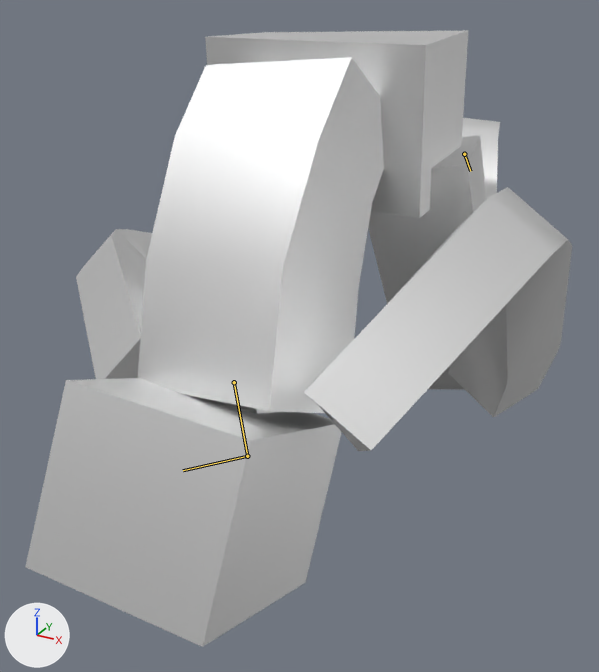
One commit to the FBX model Assets/Prefabs/Character/Character.fbx: the scene before it, then after it.
Camera for both pictures: a camera (50 mm lens) standing at (3.98, -7.94, 8.51) and looking at (0.1, -0.9, 4.99). The axes (+X, +Y, +Z) are drawn at lower left. The lights are the same throughout. Both versions are drawn at frame 7 of the action 'Armature|Flip'; the numbers are the values there. The bones that change are drawn over the model as lines.
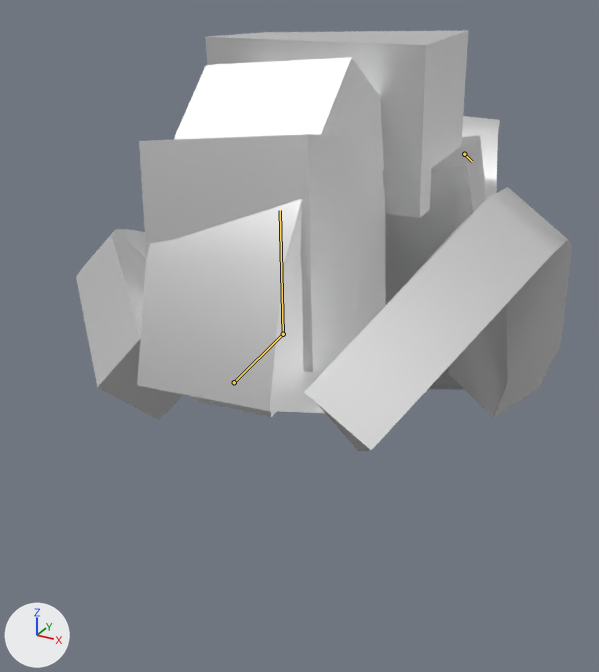
Location of each change, (x1, y1, x2, y2) in pixels of the pictures (599 x 672 px):
```json
{"object": "Mesh", "change": "posed", "before": [26, 30, 572, 647], "after": [76, 30, 572, 451], "on screen": "9% narrower, 32% shorter"}
{"bone": "Neck", "before": "(234, 382) to (247, 456)", "after": "(234, 382) to (283, 334)"}
{"bone": "Head", "before": "(247, 456) to (183, 470)", "after": "(283, 334) to (280, 210)"}
{"bone": "LeftFoot", "before": "(464, 154) to (470, 171)", "after": "(464, 154) to (472, 161)"}
```

Edits to the scene script, one JSON object a line:
```json
{"block": "bone_neck", "where": "bone_neck = bpy.data.objects['Armature'].pose.bones['Neck']  # child of 'Spine02'"}
{"op": "set", "path": "bone_neck.rotation_quaternion", "old": "(0.957, 0.268, -0.066, 0.087)", "new": "(0.539, 0.836, -0.014, 0.102)", "note": "degrees (31, -10, 8) -> degrees (114, -11, 5)"}
{"block": "bone_head", "where": "bone_head = bpy.data.objects['Armature'].pose.bones['Head']  # child of 'Neck'"}
{"op": "set", "path": "bone_head.rotation_quaternion", "old": "(0.415, -0.909, -0.027, 0.002)", "new": "(0.817, 0.574, -0.038, 0.034)", "note": "degrees (-131, -1, 3) -> degrees (70, -6, 1)"}
{"block": "bone_leftfoot", "where": "bone_leftfoot = bpy.data.objects['Armature'].pose.bones['LeftFoot']  # child of 'IkHeel.L'"}
{"op": "set", "path": "bone_leftfoot.rotation_quaternion", "old": "(1.0, 0.0, 0.0, 0.0)", "new": "(0.996, -0.014, -0.002, 0.087)", "note": "degrees (0, 0, 0) -> degrees (-2, 0, 10)"}
```
